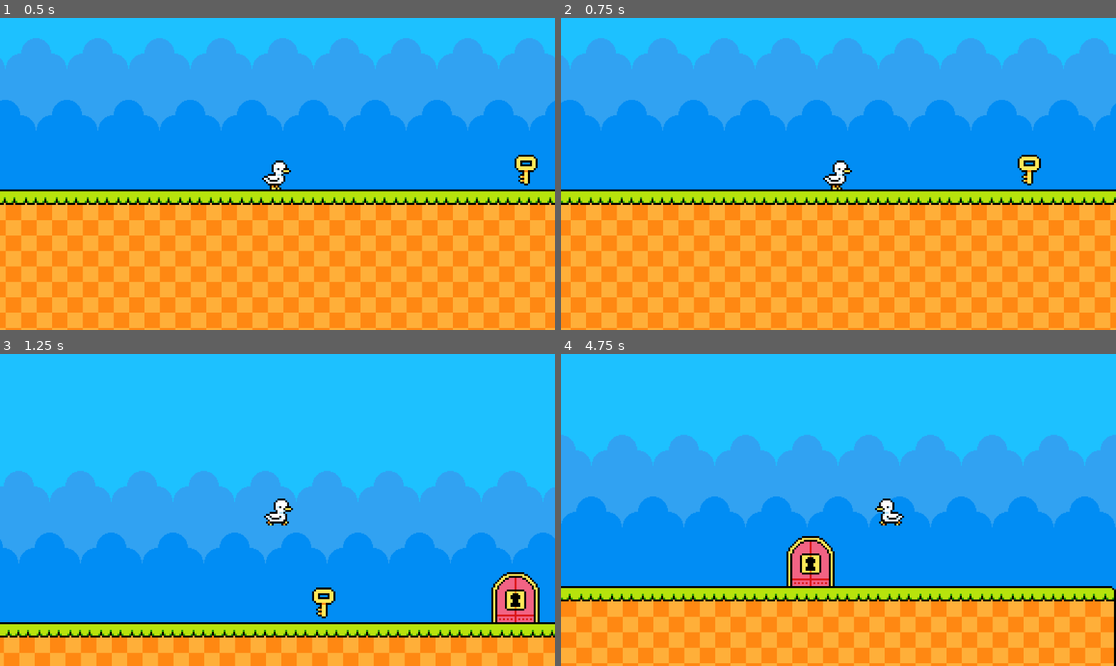
Above: before the commit, frames 1-4 (two rows, left to right).
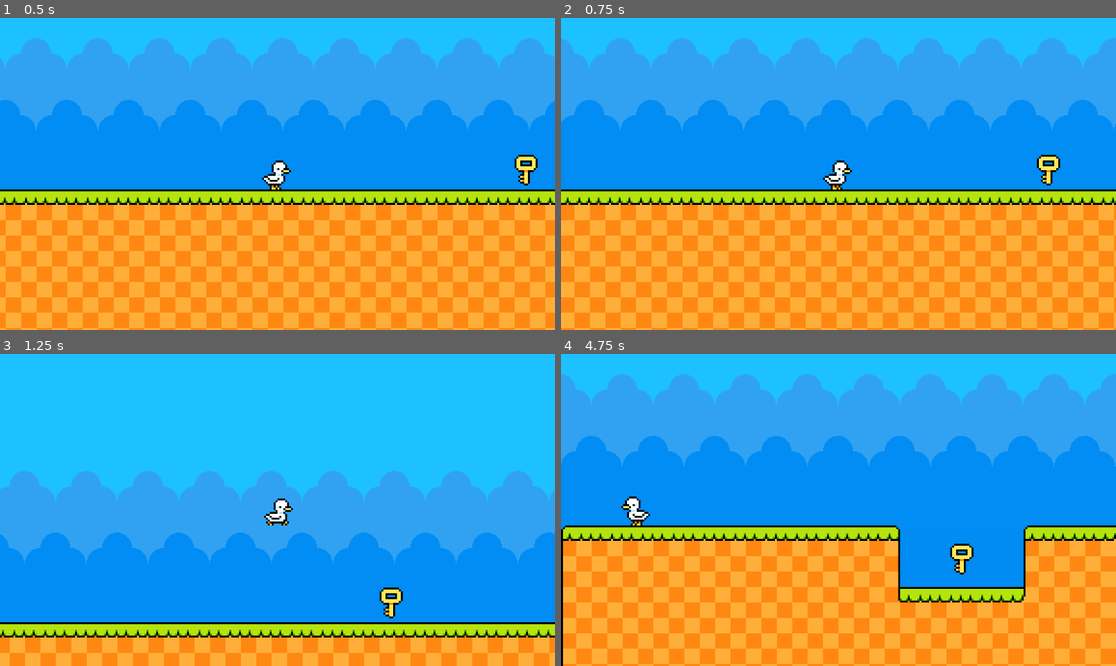
Above: after the commit, the same moments.

Repository: Juandbpimentel/ProjetosEstudo-GameDevClub
Game: Godot game, scene res://Scenes/world1.tscn
Two runs of this game, one before a commit and one after it. Both use one fixed random seed, a clock stepped at 60 frames per second and the inputs below.
Inputs:
- Up to frame 1 (0.5 s): no input
- Up to frame 2 (0.75 s): tap Enter at 0.5 s; hold Right (ui_right) from 0.53 s (still down)
- Up to frame 3 (1.25 s): keep holding Right (ui_right); tap Space at 0.77 s
- Up to frame 4 (4.75 s): tap Space at 1.52, 3.02, 3.77, 4.52 s; release Right (ui_right) at 2.03 s; hold Left (ui_left) 2.03-2.78 s; hold Right (ui_right) 2.78-4.28 s; hold Left (ui_left) from 4.28 s (still down)

Frame 1 is identical in both runs. In frame 2, 38% of the frame differs, in the area x 0-100%, y 6-100%; in frame 3, 9.5%; in frame 4, 58%.

Commit message:
Alterações para melhora de ux

Diff:
--- a/Scenes/door.tscn
+++ b/Scenes/door.tscn
@@ -77,6 +77,7 @@
 }
 
 [node name="Timer" type="Timer" parent="."]
+wait_time = 0.5
 
 [connection signal="body_entered" from="." to="." method="_on_body_entered"]
 [connection signal="timeout" from="Timer" to="." method="_on_timer_timeout"]
--- a/Scenes/world1.tscn
+++ b/Scenes/world1.tscn
@@ -40,5 +40,3 @@
 [node name="Key" parent="." instance=ExtResource("5_dpwo2")]
 z_index = 1
 position = Vector2(636, 521)
-
-[connection signal="body_entered" from="Key" to="Door" method="_on_key_body_entered"]
--- a/Scripts/door.gd
+++ b/Scripts/door.gd
@@ -12,7 +12,7 @@
 				body.chave = false
 				passou_de_fase = true
 		else:
-			print('você não tem a chave')
+			print('Você não tem a chave')
 	pass # Replace with function body.
 
 
--- a/Scripts/player.gd
+++ b/Scripts/player.gd
@@ -1,6 +1,6 @@
 extends CharacterBody2D
 var grav = 10
-var speed = 300
+var speed = 200
 var jump_force = 350
 var jumping = false
 var jumpClick = false
@@ -8,14 +8,13 @@
 # Called when the node enters the scene tree for the first time.
 
 func _ready():
-	print('ready')
 	pass # Replace with function body.
 
 
 # Called every frame. 'delta' is the elapsed time since the previous frame.
 func _process(_delta):
 	jump_processing()
-	movement_and_animation(jumping)
+	movement_and_animation()
 	move_and_slide()
 	pass
 
@@ -37,7 +36,7 @@
 
 
 
-func movement_and_animation(jumping):
+func movement_and_animation():
 	if jumping:
 		$AnimationPlayer.play("jumping")
 		if Input.is_action_pressed('ui_right'):
